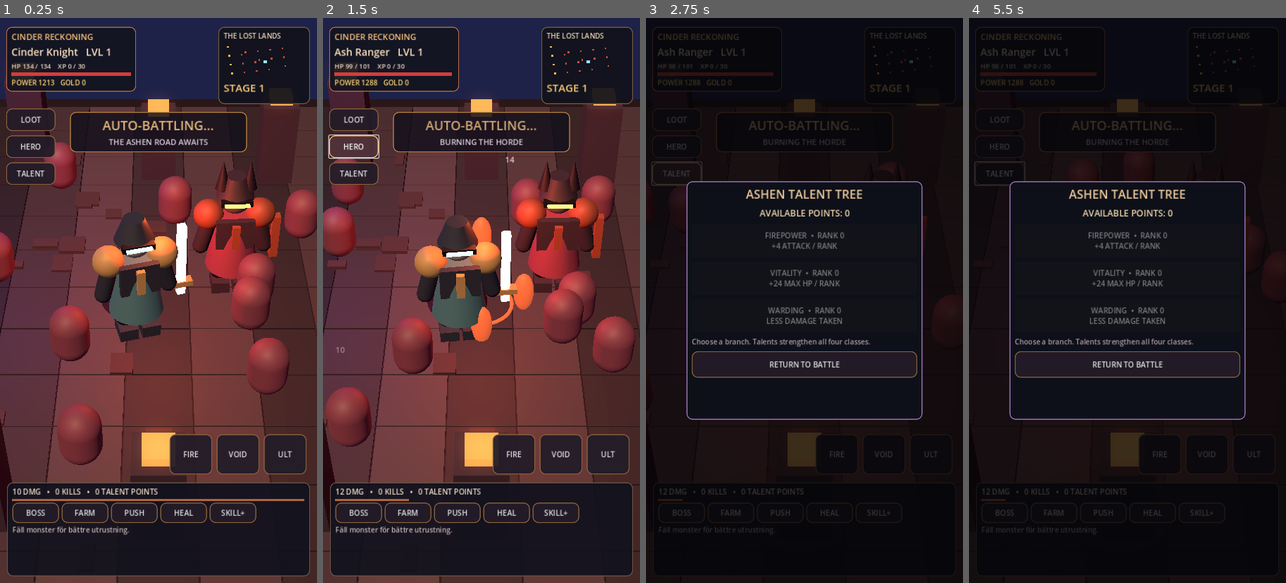
Above: before the commit, frames 1-4 (left to right).
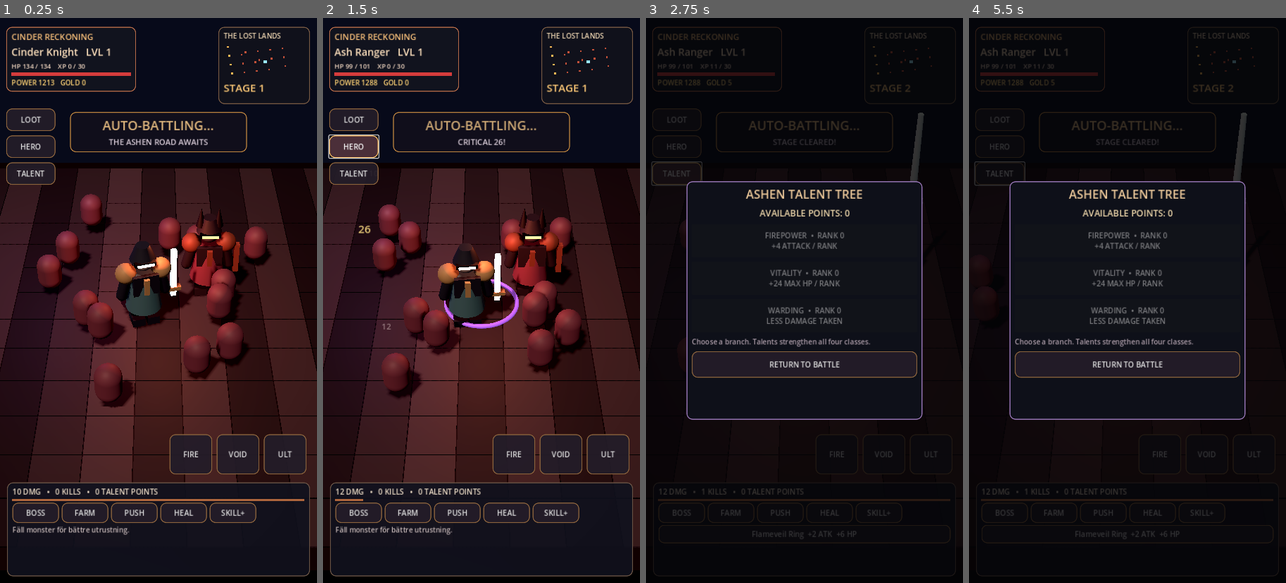
Above: after the commit, the same moments.

Repository: bananofil-wq/AshenIdle
Game: Godot game, scene res://scenes/main.tscn
Same seed, same stepped clock (60 frames per second), same inputs: the game is played once before the commit and once after it.
Inputs:
- Up to frame 1 (0.25 s): no input
- Up to frame 2 (1.5 s): click "LOOT" at 0.5 s; click "HERO" at 1.25 s
- Up to frame 3 (2.75 s): click "TALENT" at 2 s
- Up to frame 4 (5.5 s): click "BOSS" at 2.75 s; click "FARM" at 3.5 s; click "PUSH" at 4.25 s; click "HEAL" at 5 s

The runs differ from the first frame. In frame 1, 56% of the frame differs, in the area x 0-100%, y 0-100%; in frame 2, 57%; in frame 3, 2.0%; in frame 4, 2.6%.

Commit message:
Visual QA improvements: zoom-out, dark cinematic tone, smaller characters and unobstructed foreground

Diff:
--- a/scripts/main.gd
+++ b/scripts/main.gd
@@ -134,37 +134,42 @@
     var world := WorldEnvironment.new()
     var environment := Environment.new()
     environment.background_mode = Environment.BG_COLOR
-    environment.background_color = Color("080912")
+    environment.background_color = Color("07080d")
+    environment.adjustment_enabled = true
+    environment.adjustment_brightness = 0.78
+    environment.adjustment_contrast = 1.13
+    environment.adjustment_saturation = 0.80
     environment.ambient_light_source = Environment.AMBIENT_SOURCE_COLOR
     environment.ambient_light_color = Color("746475")
-    environment.ambient_light_energy = 0.75
+    environment.ambient_light_energy = 0.43
     environment.glow_enabled = true
-    environment.glow_intensity = 0.55
+    environment.glow_intensity = 0.34
     world.environment = environment
     add_child(world)
 
     camera_ref = Camera3D.new()
-    camera_ref.position = Vector3(0.0, 12.4, 13.6)
+    camera_ref.position = Vector3(0.0, 15.2, 17.6)
     add_child(camera_ref)
     camera_ref.look_at(Vector3(0.0, 0.2, 0.0), Vector3.UP)
-    camera_ref.fov = 36.0
+    camera_ref.fov = 42.0
     camera_ref.current = true
     var sun := DirectionalLight3D.new()
     add_child(sun)
     sun.rotation_degrees = Vector3(-58, -31, 0)
     sun.light_color = Color("e9bd9d")
-    sun.light_energy = 1.4
+    sun.light_energy = 0.95
+    sun.shadow_enabled = true
     var ember := OmniLight3D.new()
     add_child(ember)
     ember.position = Vector3(0.0, 2.8, 0.5)
     ember.light_color = Color("ff6332")
-    ember.light_energy = 3.0
+    ember.light_energy = 1.55
     ember.omni_range = 13.0
     var arcane := OmniLight3D.new()
     add_child(arcane)
     arcane.position = Vector3(-3.6, 4.0, -2.0)
     arcane.light_color = Color("965eff")
-    arcane.light_energy = 1.3
+    arcane.light_energy = 0.60
     arcane.omni_range = 12
 
     _box(self, Vector3(17, 0.6, 18), Vector3(0, -0.35, 0), Color("251c25"))
@@ -175,21 +180,6 @@
             var t := BoxMesh.new()
             t.size = Vector3(1.27, 0.08 + v * 0.1, 1.27)
             _mesh(self, t, Vector3(float(x) * 1.3, -0.04, float(z) * 1.3), _mat(stone))
-    for i in range(12):
-        var a := TAU * float(i) / 12.0
-        var d := 5.2 + float(i % 3) * 0.65
-        var x := cos(a) * d
-        var z := sin(a) * d
-        var h := 1.7 + float(i % 3) * 0.38
-        _box(self, Vector3(0.85, h, 0.85), Vector3(x, h * 0.5, z), Color("443440"))
-        _box(self, Vector3(0.52, 0.18, 0.52), Vector3(x, h + 0.1, z), Color("ff7035"), true)
-    for i in range(26):
-        var x := rng.randf_range(-6.0, 6.0)
-        var z := rng.randf_range(-6.0, 6.0)
-        if absf(x) < 1.5 and absf(z) < 1.5:
-            continue
-        _box(self, Vector3(rng.randf_range(0.2,0.6),0.12,rng.randf_range(0.2,0.6)), Vector3(x,0.02,z), Color("52373c"))
-
     _place_dungeon_detail()
     hero = _make_animated_character(["Knight", "Rogue", "Mage", "Barbarian"][hero_class], Vector3(-0.45, 0, 0.65), false)
     foe = _make_animated_character("Skeleton_Warrior", Vector3(1.55, 0, -0.8), true)
@@ -779,7 +769,7 @@
         if is_instance_valid(mob):
             mob.queue_free()
     arena_mobs.clear()
-    var mob_count: int = 9 + mini(int(stage / 6), 7)
+    var mob_count: int = 13 + mini(int(stage / 5), 9)
     for i in range(mob_count):
         var model_name: String = ["Skeleton_Minion", "Skeleton_Rogue", "Skeleton_Warrior", "Skeleton_Mage"][i % 4]
         var root := Node3D.new()
@@ -790,7 +780,7 @@
             if instance == null:
                 continue
             root.add_child(instance)
-            instance.scale = Vector3.ONE * (0.73 if i % 4 != 2 else 0.9)
+            instance.scale = Vector3.ONE * (0.57 if i % 4 != 2 else 0.68)
             _play_animation(instance, ["Idle", "idle", "Walking_A", "Walking", "walk"])
         else:
             var body := CapsuleMesh.new()
@@ -968,7 +958,7 @@
         root.queue_free()
         return _fighter(at, Color("a43f52") if enemy else Color("507b81"), enemy)
     root.add_child(model)
-    model.scale = Vector3.ONE * (1.05 if enemy else 1.18)
+    model.scale = Vector3.ONE * (0.72 if enemy else 0.86)
     model.rotation.y = PI
     _play_animation(model, ["Idle_A", "Idle", "idle"])
     return root
@@ -997,13 +987,13 @@
             elif n % 11 == 0:
                 asset_name = "floor_tile_small_broken_A"
             _place_dungeon_model(asset_name, Vector3(float(x) * 1.72, -0.01, float(z) * 1.72), float(n % 4) * PI / 2.0, 0.84)
-    for i in range(10):
-        var a := TAU * float(i) / 10.0
-        var dist := 6.2
-        var pos := Vector3(cos(a) * dist, 0.0, sin(a) * dist)
-        _place_dungeon_model("pillar_decorated" if i % 3 == 0 else "wall_broken", pos, a + PI / 2.0, 1.0)
-        if i % 2 == 0:
-            _place_dungeon_model("torch_lit", pos + Vector3(0, 1.4, 0), a + PI, 1.0)
+    for i in range(9):
+        var a := TAU * float(i) / 12.0 + PI * 0.08
+        var dist := 6.5
+        var pos := Vector3(cos(a) * dist, 0.0, -absf(sin(a) * dist) - 1.1)
+        _place_dungeon_model("pillar_decorated" if i % 3 == 0 else "wall_broken", pos, a + PI / 2.0, 0.86)
+        if i % 3 == 0:
+            _place_dungeon_model("torch_lit", pos + Vector3(0, 1.35, 0), a + PI, 0.8)
 
 func _open_talent_panel() -> void:
     if legendary_overlay.visible:
